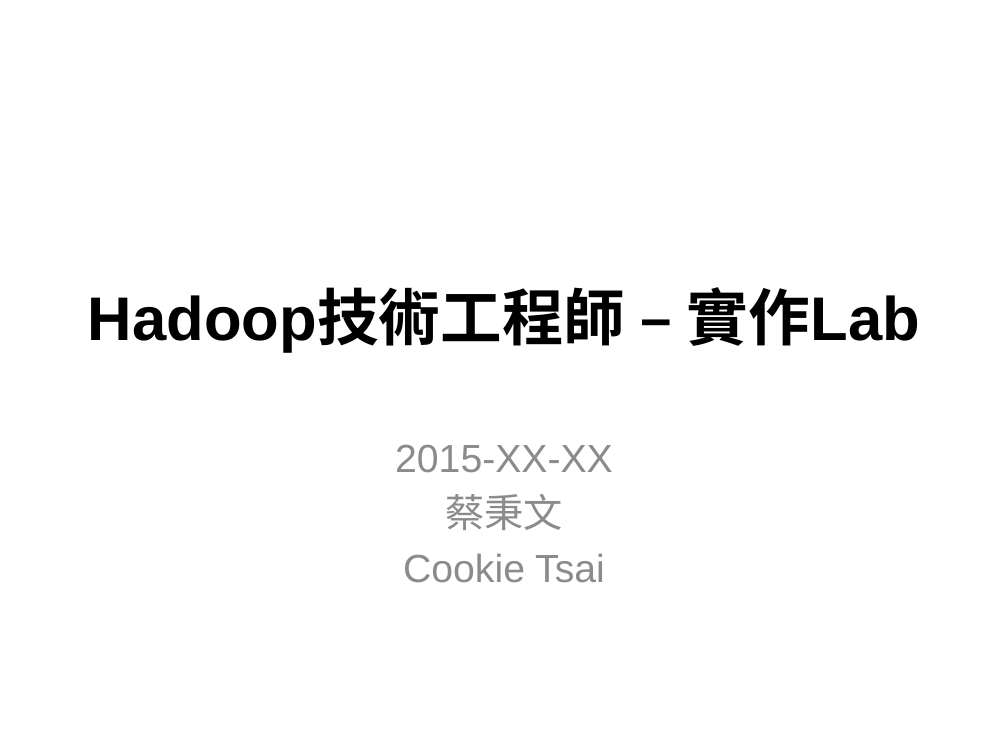
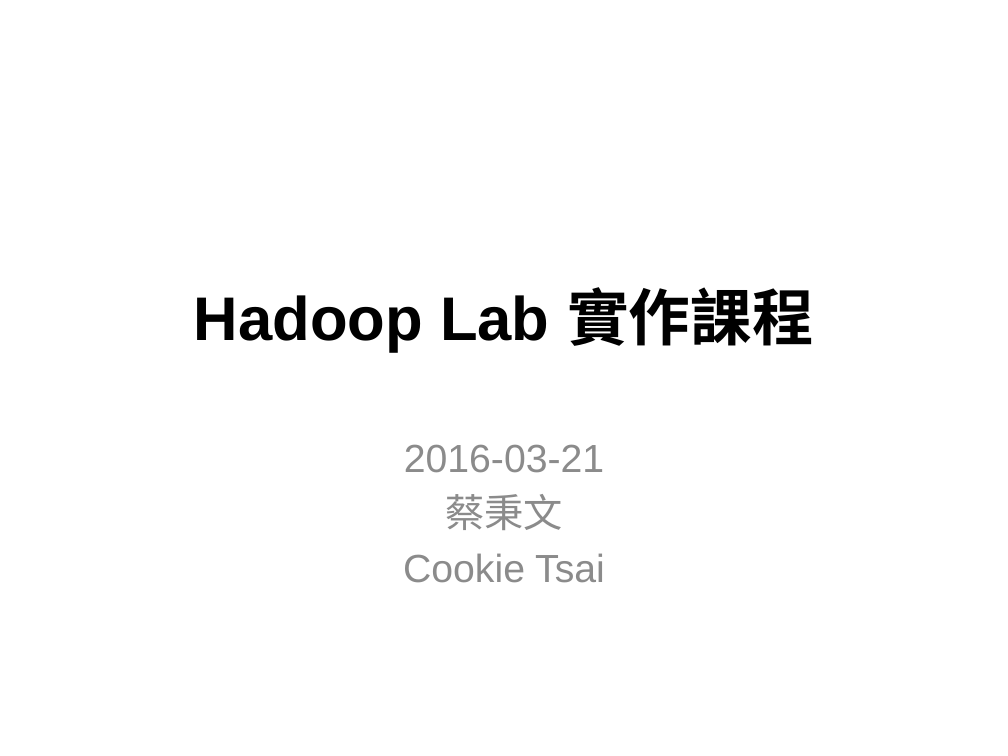
Before and after one commit to CookieTsai/LabHadoop, a slide deck: slide 1 of doc/LabHadoop.pptx. Drawn at 1008x756 pixels with LibreOffice and Linux fonts; fonts in the diff are those of the drawing. Boxes give left, top, right and bottom in pixels: in the first picture for what was removed or moved away, otherwise in the second. Text is boxed around its words. In the diff, an @@ line names an element or a change of style, - is before the commit and + after.

```diff
--- a/doc/LabHadoop.pptx
+++ b/doc/LabHadoop.pptx
@@ title at bbox=[194, 287, 813, 352]: text changed @@
-Hadoop技術工程師 – 實作Lab
+Hadoop Lab 實作課程
@@ subtitle at bbox=[404, 444, 604, 473]: text changed @@
-2015-XX-XX
+2016-03-21
```
Also in this commit, not shown: 1 other slide changed, 1 other file.
